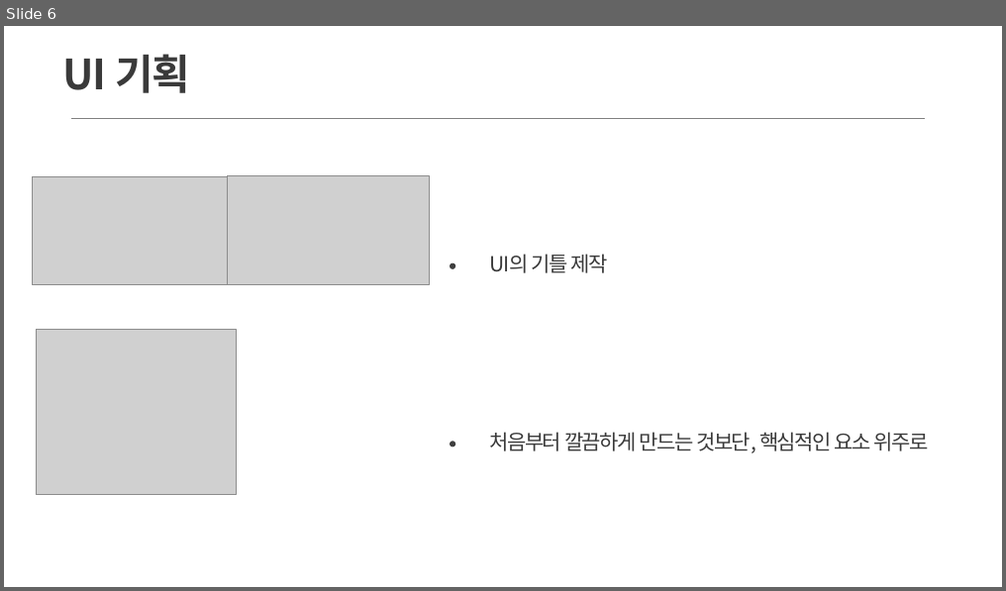
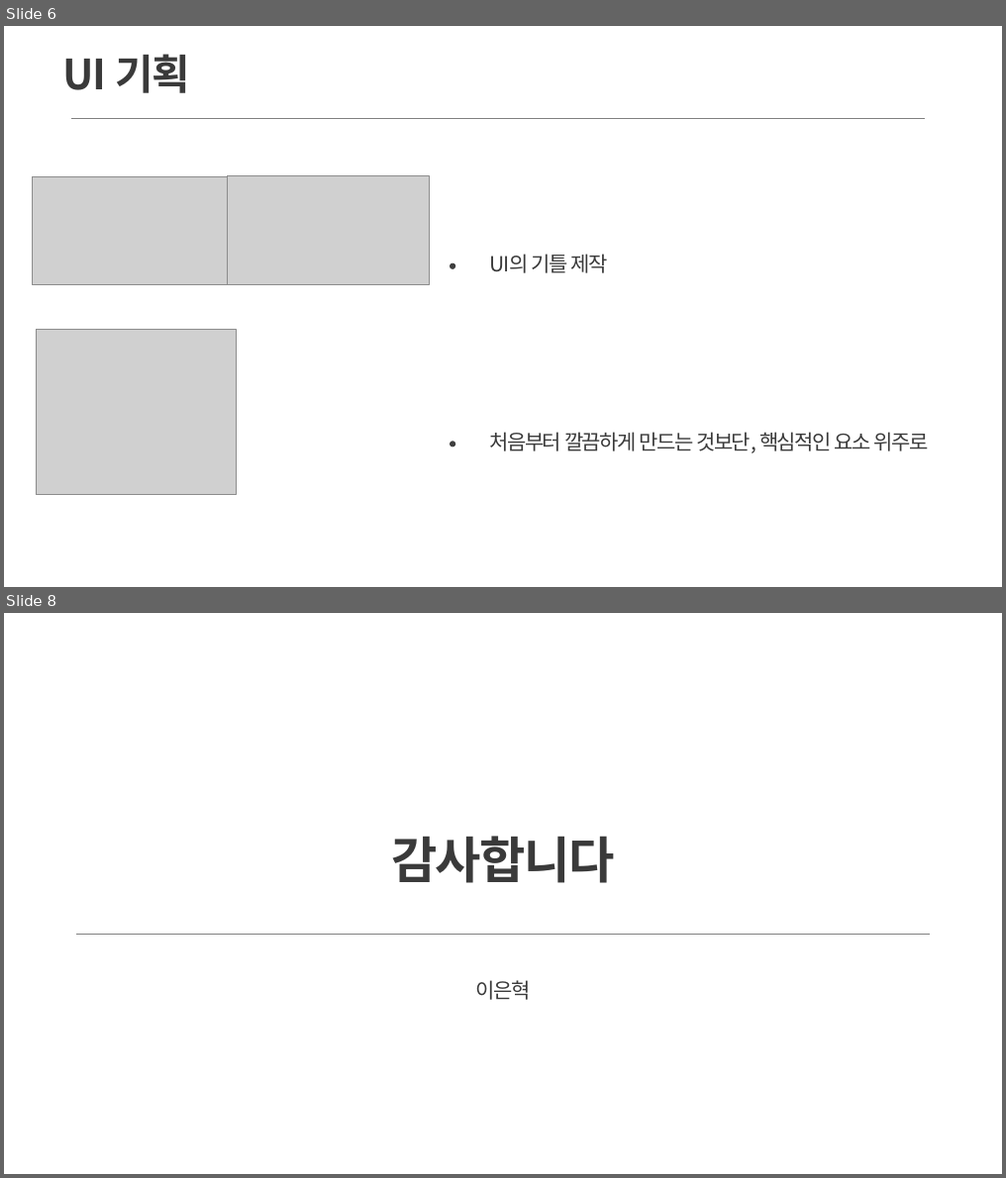
Before and after one commit to IdfKLeh/capstone, a slide deck: for_school/portfolio/포트폴리오.pptx. Shown one above the other, each under a label of ours: slide 6 before the commit, slides 6 and 8 after it; the slides between them are not shown. The pictures are 1006x591 and 1006x1178 pixels, drawn with LibreOffice and Linux fonts; fonts in the diff are those of the drawing; grey boxes stand for pictures. Boxes give left, top, right and bottom in pixels: in the first picture for what was removed or moved away, otherwise in the second. Text is boxed around its words. In the diff, an @@ line names an element or a change of style, - is before the commit and + after.

```diff
--- a/for_school/portfolio/포트폴리오.pptx
+++ b/for_school/portfolio/포트폴리오.pptx
@@ slide 8 added at (4, 613, 1002, 1174), background #FFFFFF @@
@@ text added at (391, 836, 614, 883), 48 pt, text #3A3A3A, bold @@
+감사합니다
@@ line added from (76, 934) to (930, 934), #808080 0.25 pt @@
@@ text added at (476, 980, 531, 1000), 20 pt, text #3A3A3A @@
+이은혁
```
Also in this commit, not shown: 1 slide changed, 2 other files.
